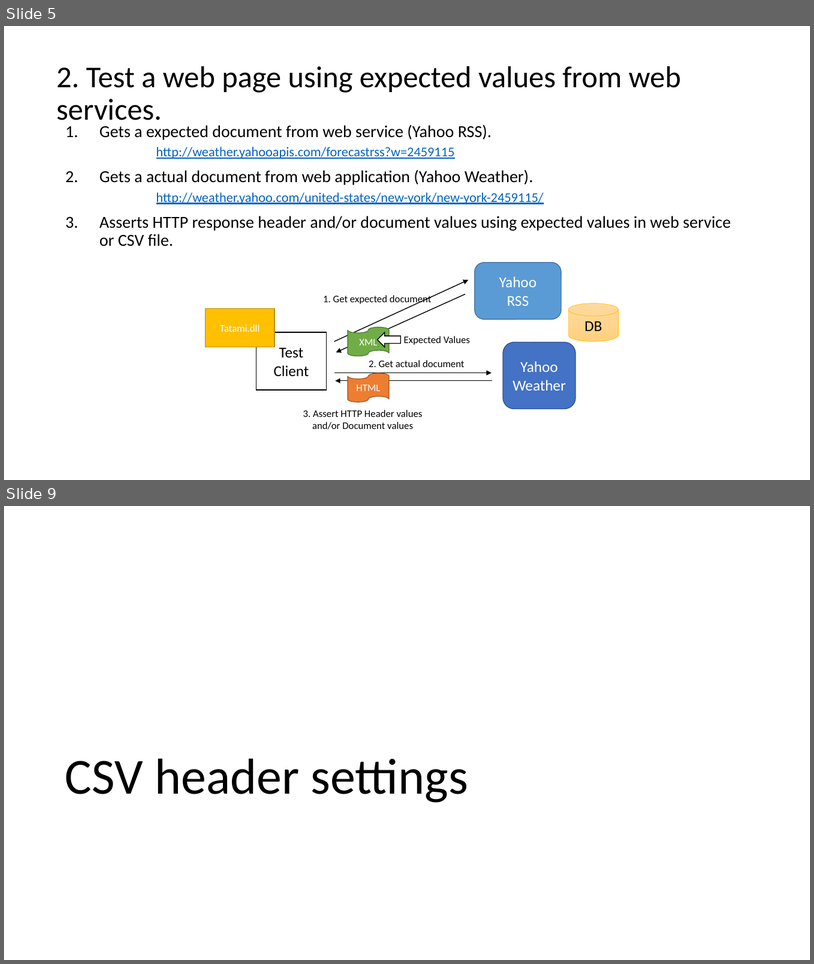
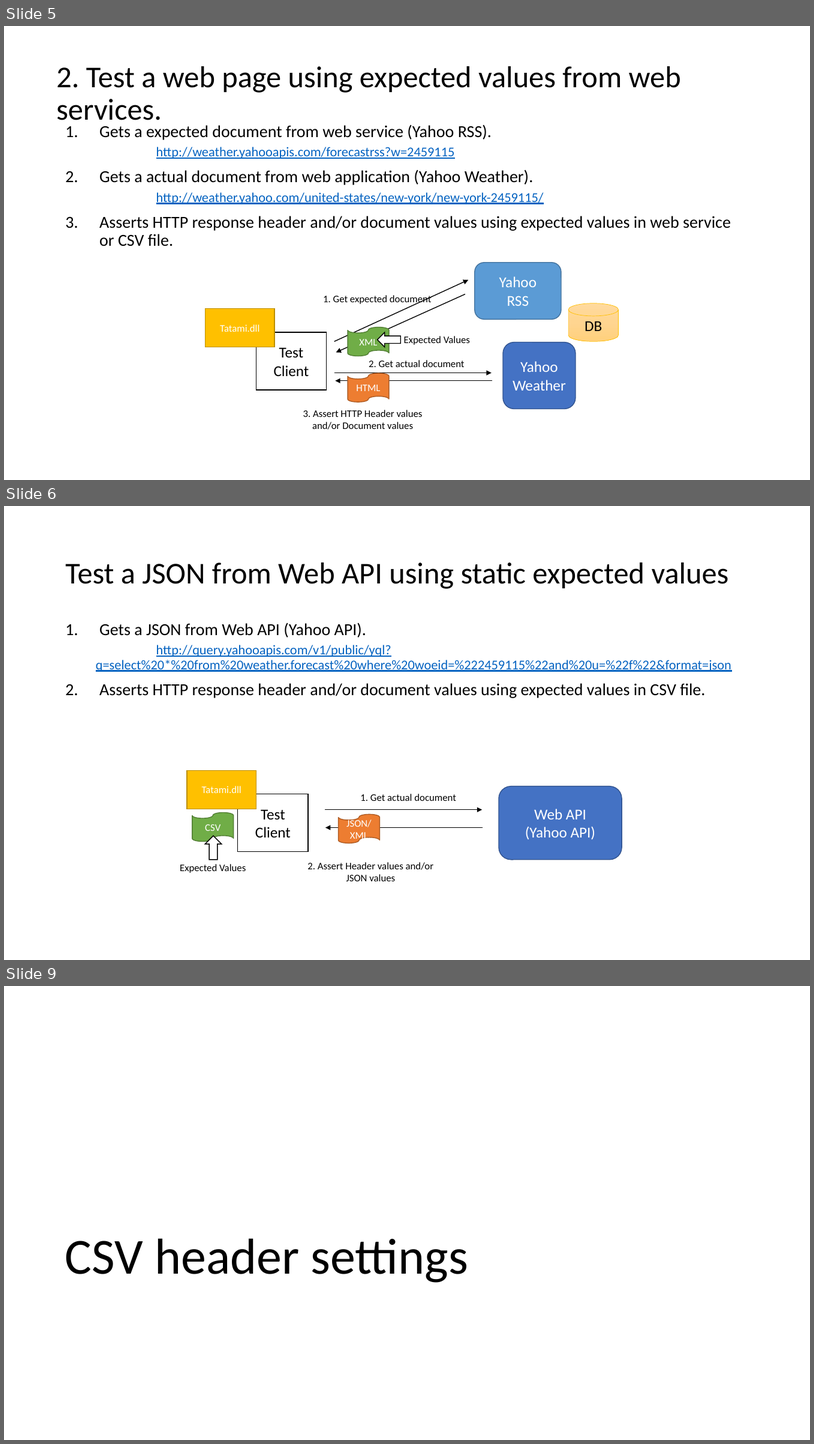
Before and after one commit to kenyamat/Tatami-dotnet, a slide deck: docs/Tatami overview.pptx. Shown one above the other, each under a label of ours: slides 5 and 9 before the commit, slides 5, 6 and 9 after it; the slides between them are not shown. The pictures are 814x964 and 814x1444 pixels, drawn with LibreOffice and Linux fonts; fonts in the diff are those of the drawing. Boxes give left, top, right and bottom in pixels: in the first picture for what was removed or moved away, otherwise in the second. Text is boxed around its words. In the diff, an @@ line names an element or a change of style, - is before the commit and + after.

```diff
--- a/docs/Tatami overview.pptx
+++ b/docs/Tatami overview.pptx
@@ slide 6 added at (4, 506, 810, 960), background #FFFFFF @@
@@ title added at (65, 562, 729, 589), 36 pt, text #000000 @@
+Test a JSON from Web API using static expected values
@@ text added at (96, 622, 732, 698), 16 pt, text #0563C1, underline @@
+1. Gets a JSON from Web API (Yahoo API).
+  http://query.yahooapis.com/v1/public/yql?q=select%20*%20from%20weather.forecast%20where%20woeid=%222459115%22and%20u=%22f%22&format=json
+2. Asserts HTTP response header and/or document values using expected values in CSV file.
@@ rectangle added at (188, 771, 257, 809), fill #FFC000, outline #BD8E00 1 pt, 12 pt, text #FFFFFF @@
+Tatami.dll
@@ text added at (360, 793, 456, 801), 12 pt, text #000000 @@
+1. Get actual document
@@ rounded rectangle added at (499, 786, 622, 859), fill #4472C4, outline #325491 1 pt, 18 pt, text #FFFFFF @@
+Web API
+(Yahoo API)
@@ rectangle added at (238, 794, 308, 852), fill #FFFFFF, outline #000000 1 pt, 18 pt, text #000000 @@
+Test Client
@@ arrow added from (325, 810) to (483, 810), #000000 1 pt @@
@@ flow chart punched tape added at (192, 812, 233, 841), fill #70AD47, outline #538035 1 pt, 12 pt, text #FFFFFF @@
+CSV
@@ arrow added from (483, 827) to (326, 827), #000000 1 pt @@
@@ flow chart punched tape added at (339, 814, 380, 843), fill #ED7D31, outline #AF5C24 1 pt, 12 pt, text #FFFFFF @@
+JSON/XML
@@ up arrow added at (206, 835, 222, 859), fill #FFFFFF, outline #000000 1 pt @@
@@ text added at (180, 864, 246, 873), 12 pt, text #000000 @@
+Expected Values
@@ text added at (308, 862, 434, 881), 12 pt, text #000000 @@
+2. Assert Header values and/or JSON values
```
Also in this commit, not shown: 3 slides changed, 1 slide removed, 25 other files.
